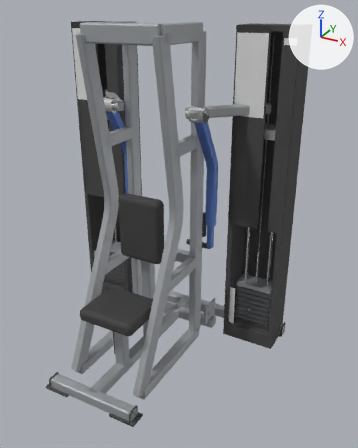
The glTF model catalogs/ludus/models/LD-B024/model.glb: old version first, new version second.
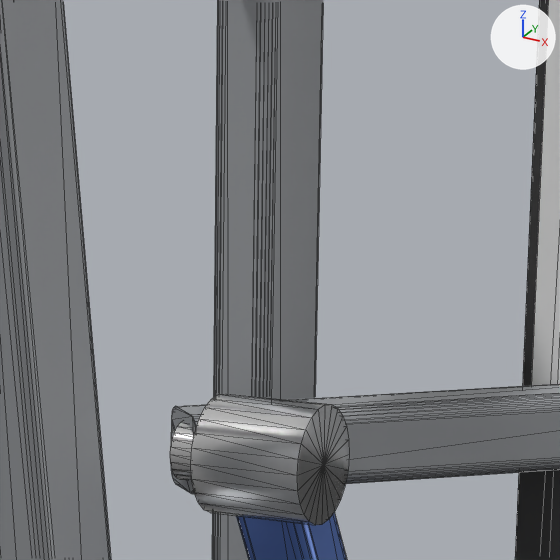
Old and new are each drawn whole from a 50 mm camera at (1.562, -2.367, 2.169) aimed at (0.22, 0.073, 0.949) and again close up on the part from 45% to 67% of the width and 12% to 29% of the height. The axes (+X, +Y, +Z) are drawn at upper right. The lights are the same throughout. The first two pictures are the older version. The close-ups show mesh edges as thin lines. Where no turn or scale is listed for an object, it has been applied to the vertices.

In view in the first close-up: 'Mesh_2.005', 'Mesh_23.001', 'arm_left_bar_tube', 'arm_left_hub', 'cage_leg_tube.001', 'cage_post.001', 'decal_placard.001', 'tower_front_left.001', 'tower_side.002'.
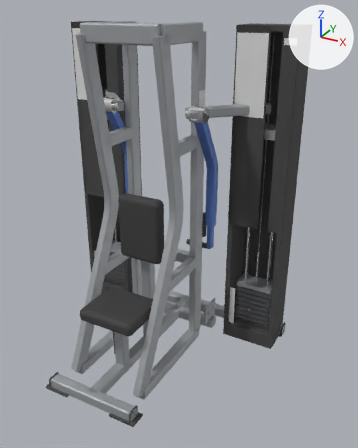
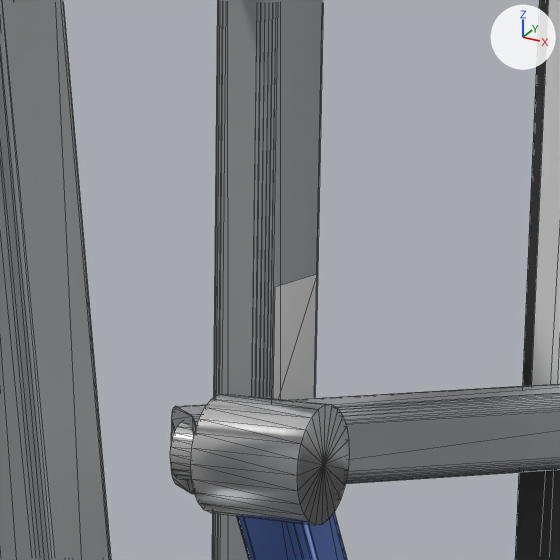
Edits to the bpy script that builds the scene:
```text
Add mat_decal_006:
    mat_decal_006 = principled_material('decal.006')
    mat_decal_006.base_color = (0.8, 0.8, 0.8)  # white #e7e7e7
    mat_decal_006.metallic = 0.1
    mat_decal_006.roughness = 0.55
Add me_mesh_23_1:
    me_mesh_23_1.from_pydata([(0.0, -0.0375, 0.05), (0.0, 0.0375, 0.05), (0.0, -0.0375, -0.05), (0.0, 0.0375, -0.05)], [], [(0, 2, 1), (2, 3, 1)])
    me_mesh_23_1.materials.append(mat_decal_006)  # its picture is missing
Add ob_decal_warning_001:
    ob_decal_warning_001 = bpy.data.objects.new('decal_warning.001', me_mesh_23_1)
    ob_decal_warning_001.location = (0.261, 0.279, 1.673)
```

Location of each change, (x1, y1, x2, y2) in pixels of the close-ups (560 x 560 px):
'decal_warning.001', added: after (273, 274, 317, 400)
